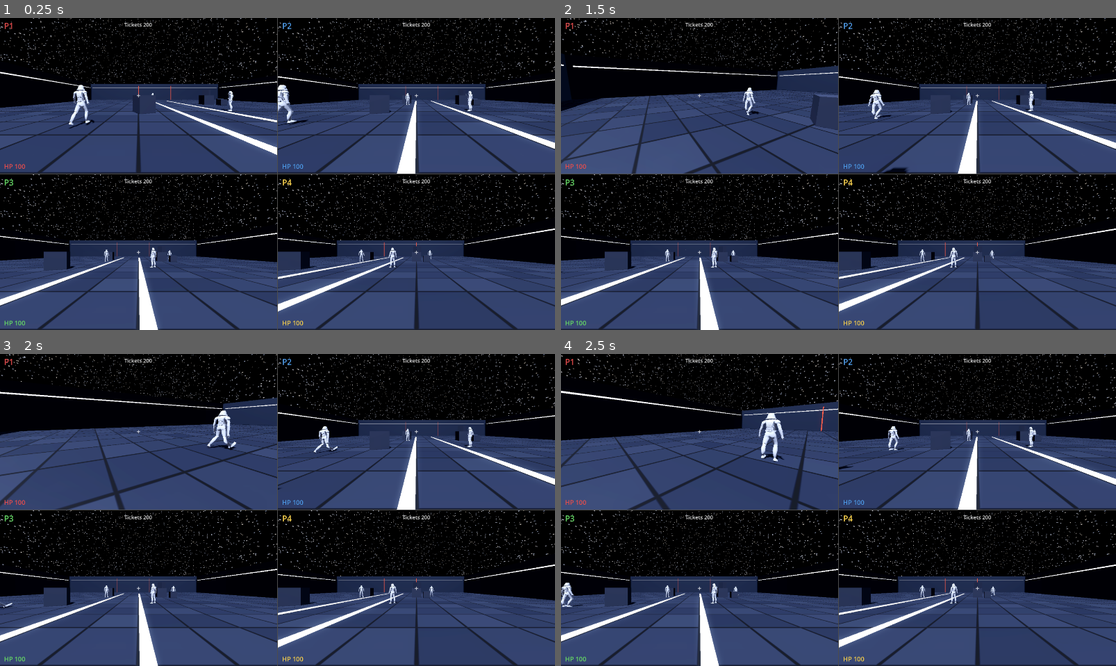
Above: before the commit, frames 1-4 (two rows, left to right).
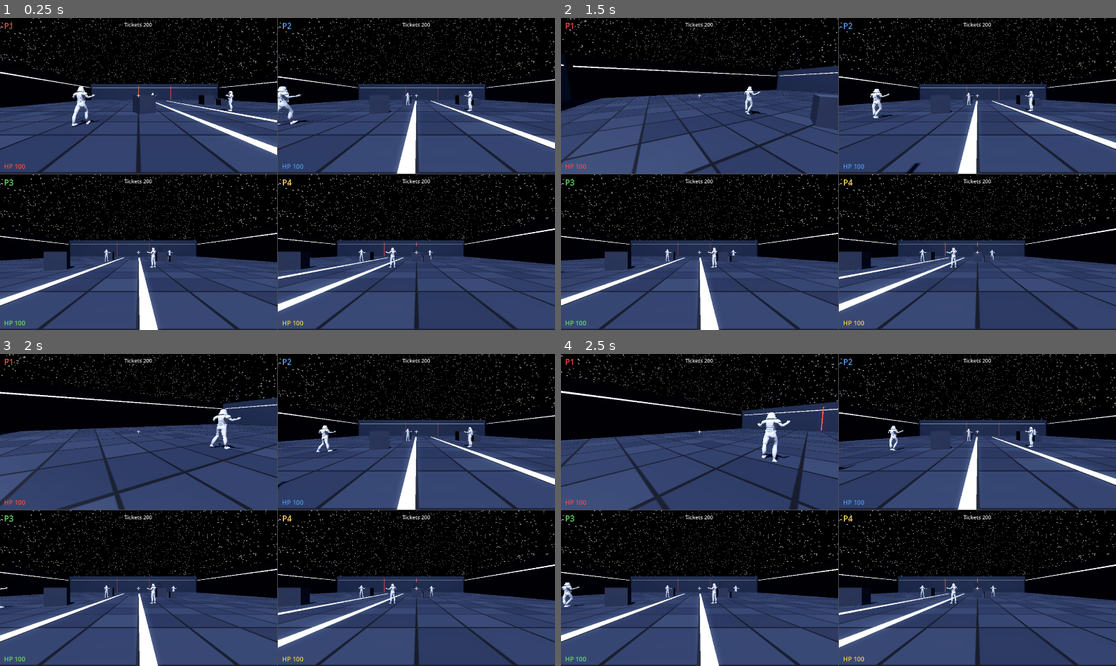
Above: after the commit, the same moments.

Repository: jstucor/quadsquad
Game: Godot game, scene res://scenes/main.tscn
The game is run twice, just before and just after one commit, with the same random seed, the same clock (stepped at 60 frames per second) and the same inputs.
Inputs (mouse positions are in pixels of both pictures, inside the frame that each line leads up to):
- Up to frame 1 (0.25 s): no input
- Up to frame 2 (1.5 s): tap Enter at 0.5 s; move the mouse to (960, 158) at 0.52 s; press the mouse at (960, 158) at 0.53 s; hold D (kb_right) 0.53-1.28 s; tap Space (kb_jump) at 0.77 s; move the mouse to (810, 174) at 1.27 s; release the mouse at (810, 174) at 1.28 s; hold W (kb_forward) from 1.28 s (still down); tap Shift (kb_sprint) at 1.35 s
- Up to frame 3 (2 s): keep holding W (kb_forward); tap Space (kb_jump) at 1.52 s
- Up to frame 4 (2.5 s): keep holding W (kb_forward); move the mouse to (849, 503) at 2.02 s; tap Q at 2.1 s

The runs differ from the first frame. In frame 1, 0.4% of the frame differs, in the area x 12-86%, y 21-80%; in frame 2, 0.4%; in frame 3, 0.4%; in frame 4, 0.5%, in the area x 0-87%, y 18-82%.

Commit message:
Add basic Minecraft/Krunker-style trooper animations
Author idle/walk/run/jump onto the rigged but animation-less trooper GLB via
tools/animate_trooper.py (headless Blender). Deliberately simple: the model is
rigid low-poly armor chunks with crude nearest-bone skinning, so subtle
"realistic" motion lands in the uncanny valley. The style that fits is big and
simple.

- walk/run: two-joint legs — the hip swings the whole leg in opposing sine
  arcs, and the knee flexes subtly only to lift the swing foot mid-step (leg
  straight on contact and while planted). Foot/ankle stays rigid. Arms
  counter-swing from the shoulder; run adds a bigger stride + forward lean.
- idle: near-static, just a gentle vertical bob
- jump: single simple leg-spread pose, held while airborne (no landing clip)

player.gd:_update_anim drives idle/walk/run/jump off floor + move state and
speed-scales the walk/run cycles to ground speed so feet don't skate.

Co-Authored-By: Claude Opus 4.8 <noreply@anthropic.com>

Diff:
--- a/godot/scripts/player.gd
+++ b/godot/scripts/player.gd
@@ -84,7 +84,8 @@
 		_apply_look(-look * STICK_LOOK_SPEED * delta)
 
 	var move := _move_input()
-	var speed := SPRINT_SPEED if _sprint_held() else WALK_SPEED
+	var sprinting := _sprint_held()
+	var speed := SPRINT_SPEED if sprinting else WALK_SPEED
 	var dir := global_transform.basis * Vector3(move.x, 0, move.y)
 
 	if not is_on_floor():
@@ -97,7 +98,7 @@
 
 	if _fire_held():
 		weapon.try_fire(self)
-	_update_anim(move)
+	_update_anim(move, sprinting)
 
 
 func _move_input() -> Vector2:
@@ -130,9 +131,28 @@
 		or Input.is_joy_button_pressed(input_device, JOY_BUTTON_RIGHT_SHOULDER)
 
 
-func _update_anim(move: Vector2) -> void:
+func _update_anim(move: Vector2, sprinting: bool) -> void:
 	if _anim == null:
 		return
-	var target := "walk" if move.length() > 0.1 and is_on_floor() else "idle"
-	if _anim.current_animation != target and _anim.has_animation(target):
-		_anim.play(target, 0.25)
+	# Basic Minecraft/Krunker-style state machine: airborne -> jump (held),
+	# moving -> walk/run, else idle. No landing clip on purpose.
+	var target: String
+	if not is_on_floor():
+		target = "jump"
+	elif move.length() > 0.1:
+		target = "run" if sprinting else "walk"
+	else:
+		target = "idle"
+	# assigned_animation (not current_animation) so the one-shot jump keeps
+	# holding its last frame instead of retriggering every tick.
+	if _anim.assigned_animation != target and _anim.has_animation(target):
+		_anim.play(target, 0.12)
+	# Scale locomotion cycles to ground speed so feet don't skate.
+	var ground_speed := Vector2(velocity.x, velocity.z).length()
+	match target:
+		"walk":
+			_anim.speed_scale = clampf(ground_speed / 2.6, 0.6, 2.2)
+		"run":
+			_anim.speed_scale = clampf(ground_speed / 5.0, 0.6, 2.2)
+		_:
+			_anim.speed_scale = 1.0
Binary file changed: godot/assets/models/p3_heavyglb.glb
Not shown, changed: tools/animate_trooper.py
